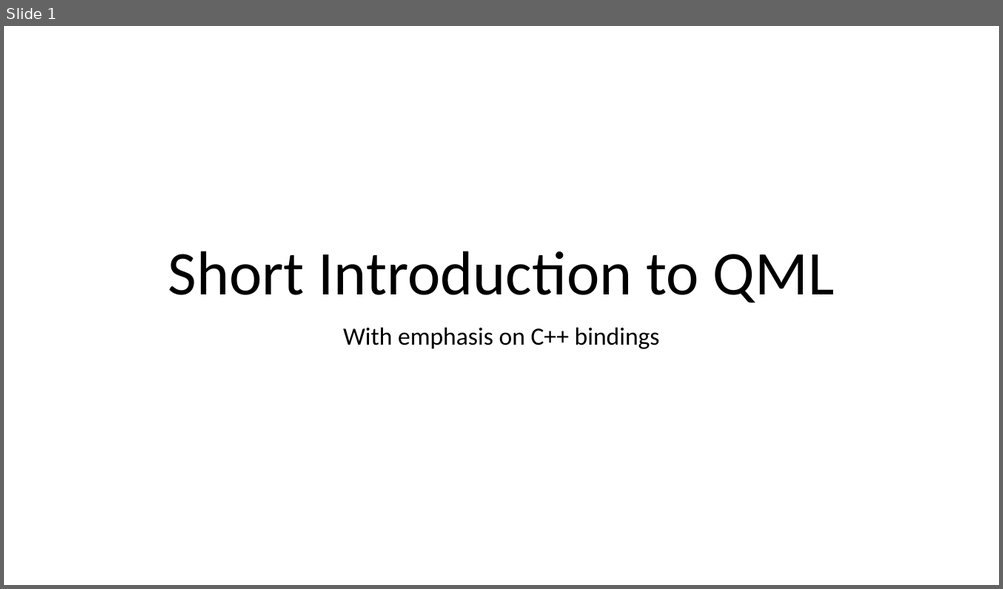
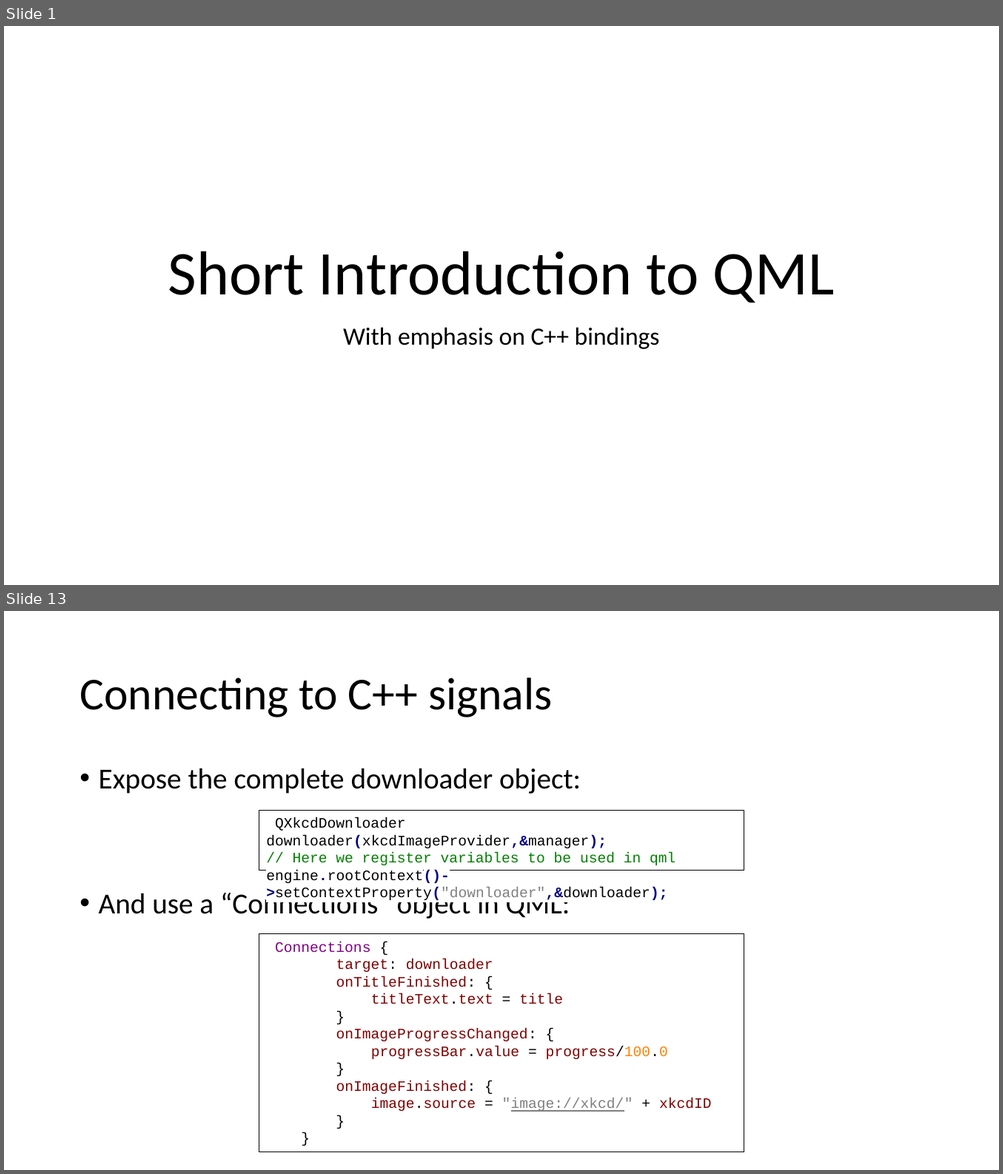
Before and after one commit to RudolfVonKrugstein/qml-presentation, a slide deck: Praesentation.pptx. Shown one above the other, each under a label of ours: slide 1 before the commit, slides 1 and 13 after it; the slides between them are not shown. The pictures are 1003x589 and 1003x1174 pixels, drawn with LibreOffice and Linux fonts; fonts in the diff are those of the drawing. Boxes give left, top, right and bottom in pixels: in the first picture for what was removed or moved away, otherwise in the second. Text is boxed around its words. In the diff, an @@ line names an element or a change of style, - is before the commit and + after.

```diff
--- a/Praesentation.pptx
+++ b/Praesentation.pptx
@@ slide 13 added at <box>4,611,999,1170</box>, background #FFFFFF @@
@@ title added at <box>79,678,552,718</box>, 44 pt, text #000000 @@
+Connecting to C++ signals
@@ text added at <box>99,768,580,919</box>, 28 pt, text #000000 @@
+• Expose the complete downloader object:
+• And use a “Connections” object in QML:
@@ rectangle added at <box>259,810,744,871</box>, fill #FFFFFF, outline #000000 1 pt, 14 pt, text #000000 @@
+QXkcdDownloader downloader(xkcdImageProvider,&manager);
+// Here we register variables to be used in qml
+engine.rootContext()->setContextProperty("downloader",&downloader);
@@ rectangle added at <box>259,934,744,1153</box>, fill #FFFFFF, outline #000000 1 pt, 14 pt, text #800000 @@
+Connections {
+target: downloader
+onTitleFinished: {
+titleText.text = title
+}
+onImageProgressChanged: {
+progressBar.value = progress/100.0
+}
+onImageFinished: {
+image.source = "image://xkcd/" + xkcdID
+}
+}
```
Also in this commit, not shown: 3 slides changed, 13 other slides added.
